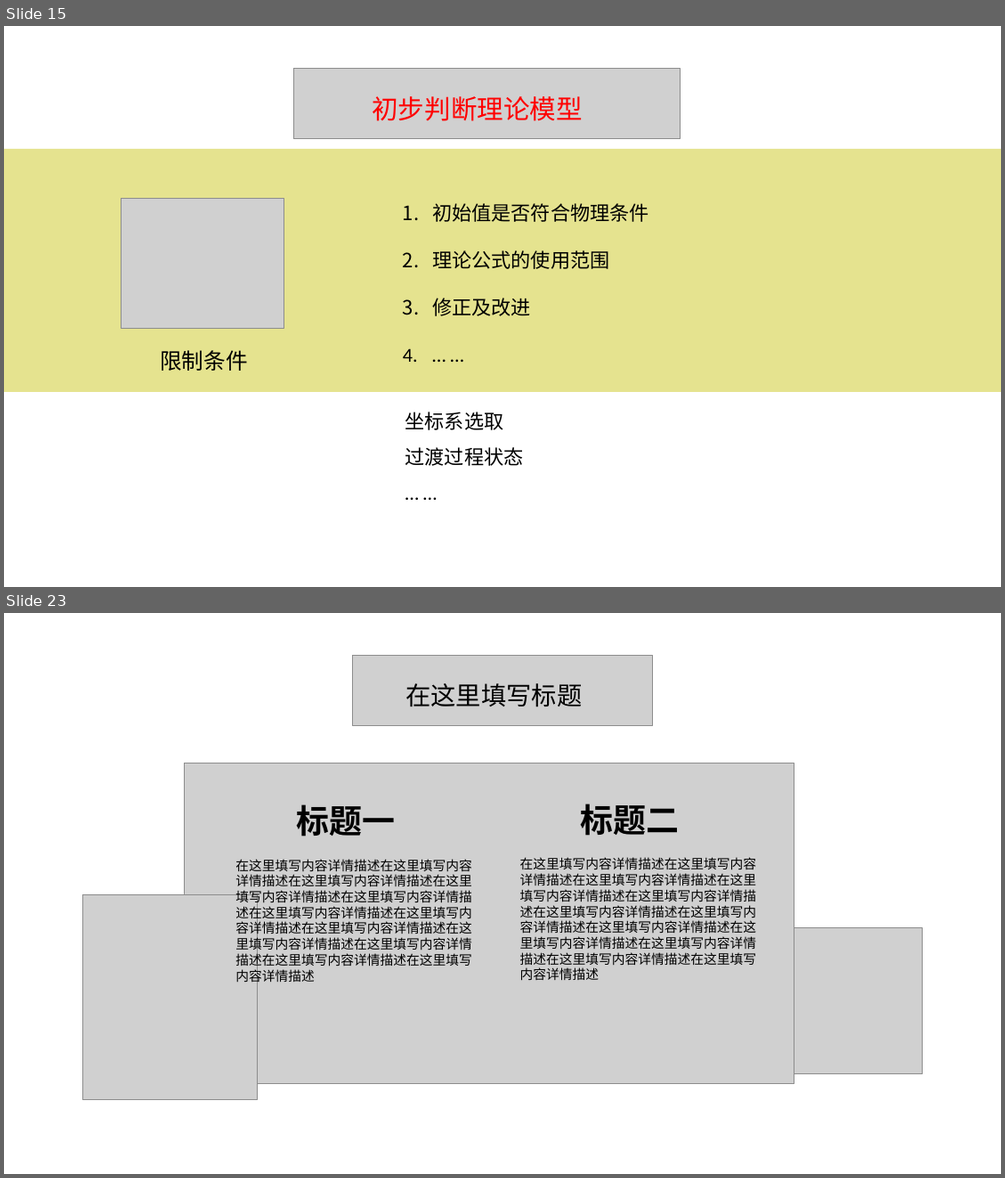
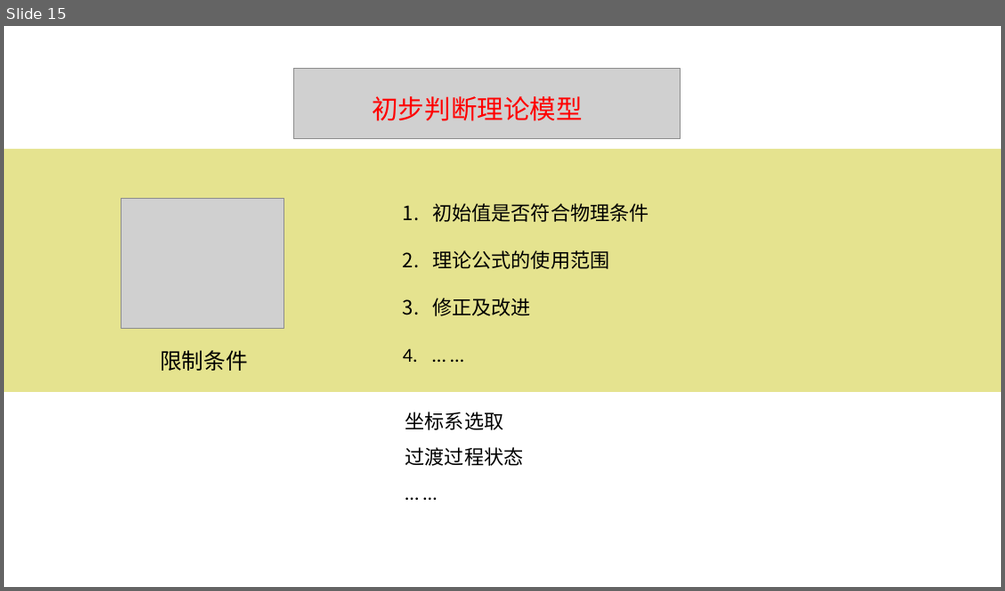
Before and after one commit to sybcfq100/MatlabForGit, a slide deck: 物理实验技能.pptx. Shown one above the other, each under a label of ours: slides 15 and 23 before the commit, slide 15 after it; the slides between them are not shown. The pictures are 1005x1178 and 1005x591 pixels, drawn with LibreOffice and Linux fonts; fonts in the diff are those of the drawing; grey boxes stand for pictures. Boxes give left, top, right and bottom in pixels: in the first picture for what was removed or moved away, otherwise in the second. Text is boxed around its words. In the diff, an @@ line names an element or a change of style, - is before the commit and + after.

```diff
--- a/物理实验技能.pptx
+++ b/物理实验技能.pptx
@@ slide 23 removed at (4, 613, 1001, 1174), background #FFFFFF @@
@@ picture removed at (353, 655, 652, 726) @@
@@ text removed at (405, 683, 582, 707) @@
-在这里填写标题
@@ picture removed at (185, 763, 793, 1084) @@
@@ text removed at (296, 804, 395, 836) @@
-标题一
@@ text removed at (581, 803, 680, 835) @@
-标题二
@@ text removed at (235, 859, 472, 984) @@
-在这里填写内容详情描述在这里填写内容详情描述在这里填写内容详情描述在这里填写内容详情描述在这里填写内容详情描述在这里填写内容详情描述在这里填写内容详情描述在这里填写内容详情描述在这里填写内容详情描述在这里填写内容详情描述在这里填写内容详情描述在这里填写内容详情描述
@@ text removed at (520, 857, 757, 981) @@
-在这里填写内容详情描述在这里填写内容详情描述在这里填写内容详情描述在这里填写内容详情描述在这里填写内容详情描述在这里填写内容详情描述在这里填写内容详情描述在这里填写内容详情描述在这里填写内容详情描述在这里填写内容详情描述在这里填写内容详情描述在这里填写内容详情描述
@@ picture removed at (82, 894, 257, 1100) @@
@@ picture removed at (794, 928, 922, 1073) @@
```
Also in this commit, not shown: 2 slides changed, 4 slides added, 9 other slides removed.
